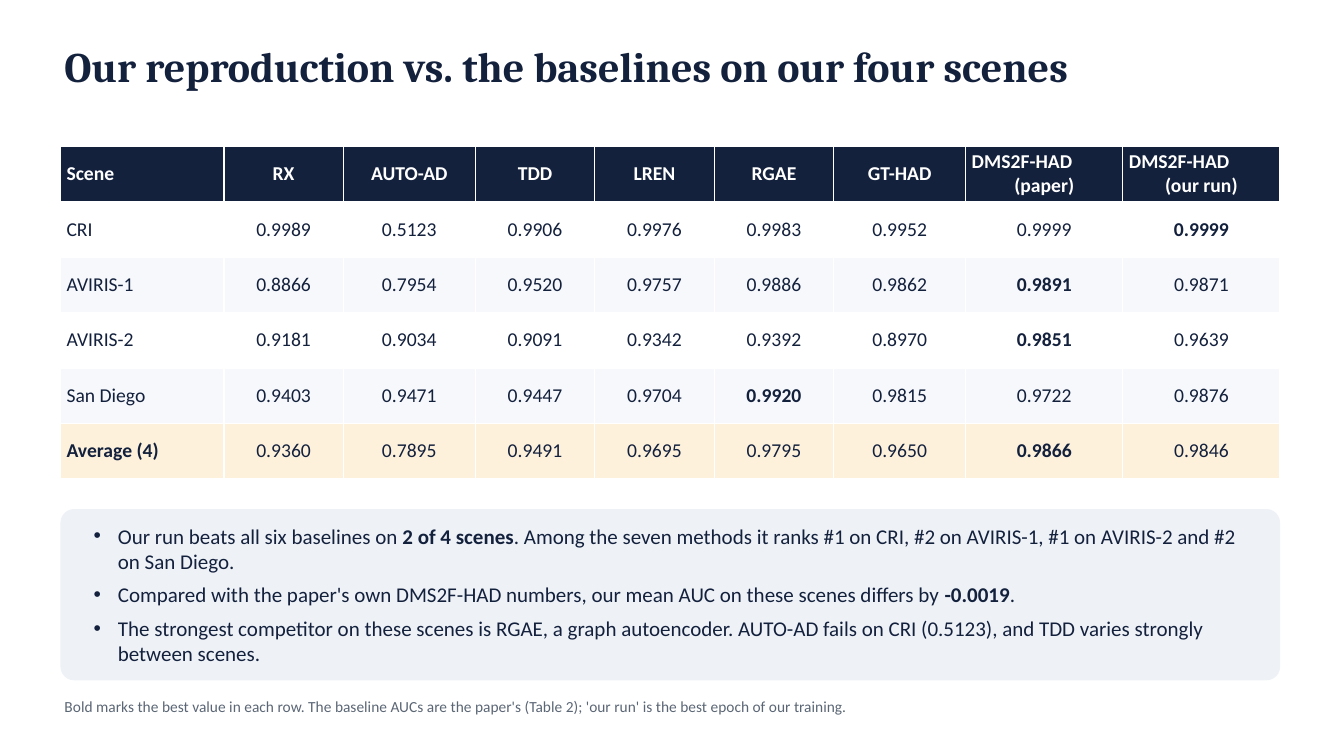
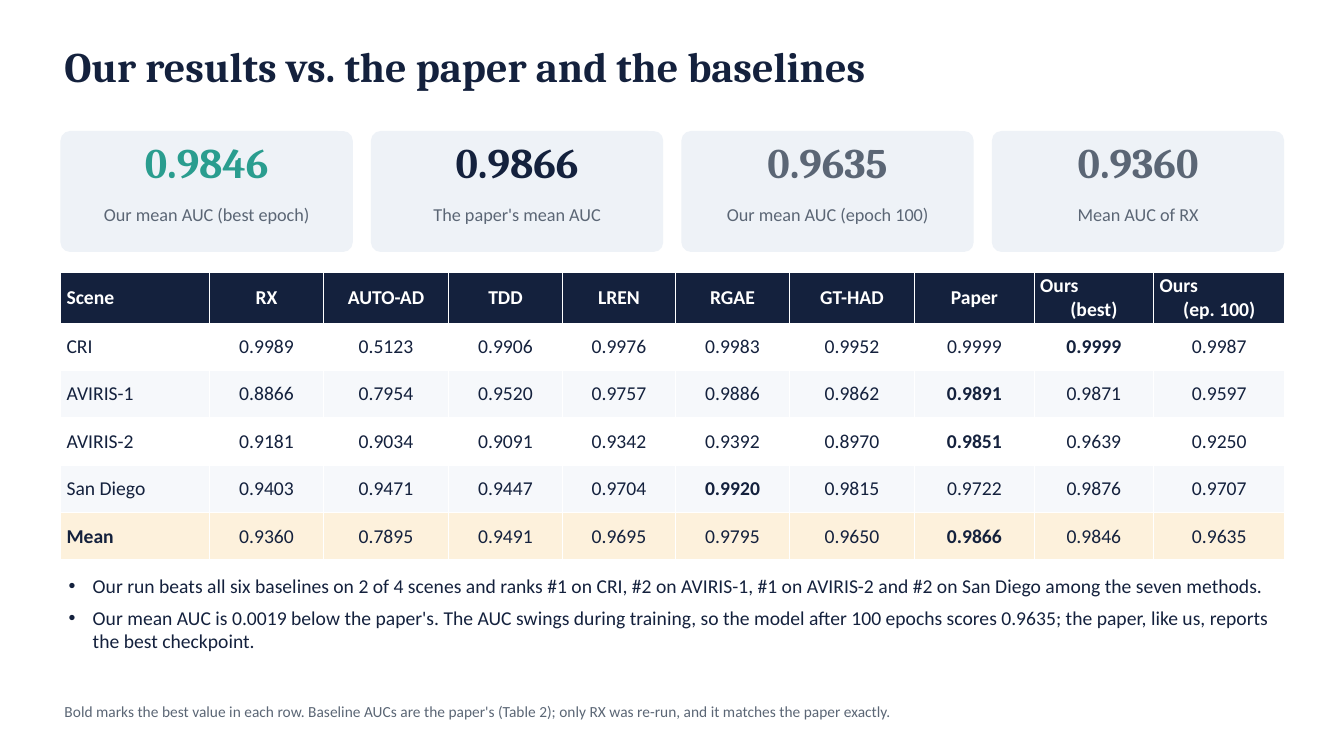
Before and after one commit to SaarthakG-Dtu/Hyperspectral_Anomaly_Detection, a slide deck: slide 10 of presentation/DMS2F-HAD_presentation.pptx (slide 17 before the commit). Drawn at 1344x756 pixels with LibreOffice and Linux fonts; fonts in the diff are those of the drawing. Boxes give left, top, right and bottom in pixels: in the first picture for what was removed or moved away, otherwise in the second. Text is boxed around its words. In the diff, an @@ line names an element or a change of style, - is before the commit and + after.

```diff
--- a/presentation/DMS2F-HAD_presentation.pptx
+++ b/presentation/DMS2F-HAD_presentation.pptx
@@ text at box(64, 52, 866, 91): text changed @@
-Our reproduction vs. the baselines on our four scenes
+Our results vs. the paper and the baselines
@@ rounded rectangle added at box(60, 131, 353, 252), fill #EEF2F7 @@
@@ text added at box(145, 149, 269, 179), 30 pt, text #2A9D8F, bold @@
+0.9846
@@ rounded rectangle added at box(371, 131, 663, 252), fill #EEF2F7 @@
@@ text added at box(456, 149, 579, 179), 30 pt, text #14213D, bold @@
+0.9866
@@ rounded rectangle added at box(682, 131, 974, 252), fill #EEF2F7 @@
@@ text added at box(767, 149, 887, 179), 30 pt, text #5B6675, bold @@
+0.9635
@@ rounded rectangle added at box(992, 131, 1285, 252), fill #EEF2F7 @@
@@ text added at box(1078, 149, 1199, 179), 30 pt, text #5B6675, bold @@
+0.9360
@@ text added at box(104, 208, 310, 224), 13 pt, text #5B6675 @@
+Our mean AUC (best epoch)
@@ text added at box(433, 208, 601, 224), 13 pt, text #5B6675 @@
+The paper's mean AUC
@@ text added at box(727, 208, 928, 224), 13 pt, text #5B6675 @@
+Our mean AUC (epoch 100)
@@ text added at box(1078, 208, 1198, 221), 13 pt, text #5B6675 @@
+Mean AUC of RX
@@ table at box(60, 272, 1287, 557) @@
-column 1, row 6: Average (4)
+column 1, row 6: Mean
-column 8: DMS2F-HAD (paper) | 0.9999 | 0.9891 | 0.9851 | 0.9722 | 0.9866
-column 9: DMS2F-HAD (our run) | 0.9999 | 0.9871 | 0.9639 | 0.9876 | 0.9846
+column 8: Paper | 0.9999 | 0.9891 | 0.9851 | 0.9722 | 0.9866
+column 9: Ours (best) | 0.9999 | 0.9871 | 0.9639 | 0.9876 | 0.9846
+column 10: Ours (ep. 100) | 0.9987 | 0.9597 | 0.9250 | 0.9707 | 0.9635
@@ table: place and size @@
-table at box(60, 146, 1282, 479)
+table at box(60, 272, 1287, 557)
@@ rounded rectangle removed at box(60, 509, 1280, 681) @@
@@ text at box(93, 579, 1268, 651): text changed; size 15 to 14 pt @@
-• Our run beats all six baselines on 2 of 4 scenes. Among the seven methods it ranks #1 on CRI, #2 on AVIRIS-1, #1 on AVIRIS-2 and #2 on San Diego.
-• Compared with the paper's own DMS2F-HAD numbers, our mean AUC on these scenes differs by -0.0019.
-• The strongest competitor on these scenes is RGAE, a graph autoencoder. AUTO-AD fails on CRI (0.5123), and TDD varies strongly between scenes.
+• Our run beats all six baselines on 2 of 4 scenes and ranks #1 on CRI, #2 on AVIRIS-1, #1 on AVIRIS-2 and #2 on San Diego among the seven methods.
+• Our mean AUC is 0.0019 below the paper's. The AUC swings during training, so the model after 100 epochs scores 0.9635; the paper, like us, reports the best checkpoint.
@@ text at box(64, 706, 890, 720): text changed @@
-Bold marks the best value in each row. The baseline AUCs are the paper's (Table 2); 'our run' is the best epoch of our training.
+Bold marks the best value in each row. Baseline AUCs are the paper's (Table 2); only RX was re-run, and it matches the paper exactly.
```
Also in this commit, not shown: 9 other slides changed, 4 slides added, 14 slides removed, 23 other files.
